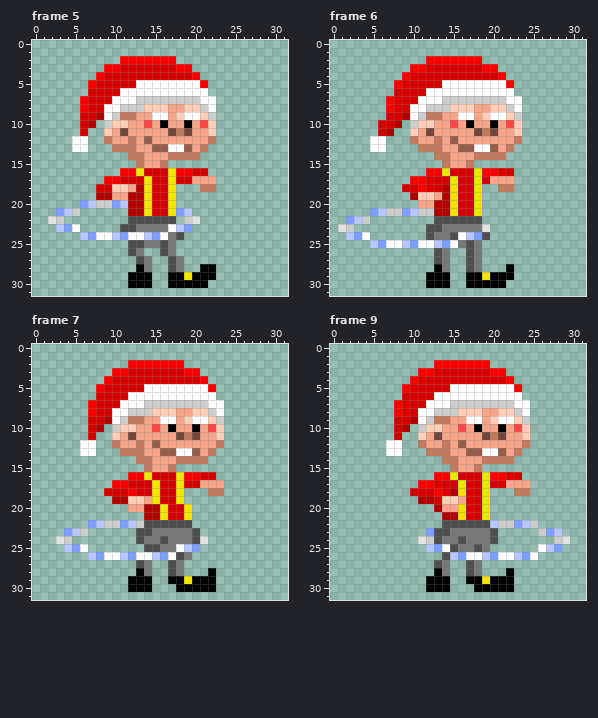
One commit to this pixel-art file: ase/hula_hoop.ase. Above: the version before the commit.
32x32 pixels, 37 frames. Colours within 5 levels of each other are drawn and written as one. Shown: frame 5, frame 6, frame 7, frame 9. The commit also changed other frames, which this record leaves out.
The same view after the edit:
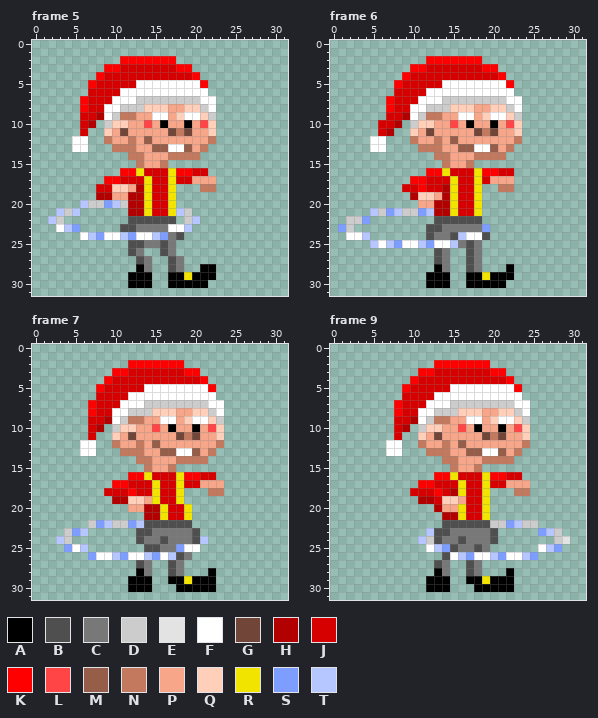
Palette (. is transparent): A #000000  B #4f4f4f  C #787878  D #cccccc  E #e3e3e3  F #ffffff  G #714538  H #b20000  J #d70000  K #ff0000  L #ff4545  M #965d49  N #c3795d  P #f7a68a  Q #ffcfba  R #f0e400  S #7d9eff  T #b6c7ff
Author's note on the commit: The hula hoop now spins
Difference:
--- frame 5, layer "Layer 1"
@@ x 0..31 @@
 19 ........HHPPHHRJJR..............
-20 ......STDDSTHHRJJR..............
-21 ...STD......HHRJJRST............
-22 ..ED........BBBBBB.DE...........
-23 ...TSF.....BBCCCCFTS............
-24 ......TSFFTSFFTSFCB.............
+20 ......TDDSTDHHRJJR..............
+21 ...TDT......HHRJJRTD............
+22 ..TD........BBBBBB.DT...........
+23 ...FTS.....BBCCCCFFT............
+24 ......FTSFFTSFFTSCB.............
 25 ............BBCCBC..............
--- frame 6, layer "Layer 1"
@@ x 0..21 @@
 20 ...........PPHHRJJR...
-21 .....STDDSTDDHHRJJR...
-22 ..STD........BBBBBB...
-23 .ED.........BBCCCCCE..
-24 ..TSF.......BCCBFTSB..
-25 .....TSFFTSFFTSFCBC...
+21 .....TDSTDDSTHHRJJR...
+22 ..DDS........BBBBBB...
+23 .SD.........BBCCCCCS..
+24 ..FFT.......BCCBTFFB..
+25 .....TFTSFFTSFFTCBC...
 26 .............BC..BC...
--- frame 7, layer "Layer 1"
@@ x 0..31 @@
 21 ..............HHRJJR............
-22 .......STDDSTDBBBBBB............
-23 ....STD......BBCCCCCB...........
-24 ...ED........BCCBCCCBE..........
-25 ....TSF.......BBCCFTS...........
-26 .......TSFFTSFFTSFBC............
+22 .......DSTDDSTBBBBBB............
+23 ....DST......BBCCCCCB...........
+24 ...TD........BCCBCCCBT..........
+25 ....SFT.......BBCCSFF...........
+26 .......SFFTSFFTSFTBC............
 27 .............BC..BC.............
--- frame 9, layer "Layer 1"
@@ x 9..30 @@
 21 .....HHRJJR...........
-22 .....BBBBBBTDDSTD.....
-23 ...SBBCCCCCB.....DST..
-24 ..EDBCCBCCCB.......DE.
-25 ...TSFBCCBC......FTS..
-26 .....BTSFFTSFFTSF.....
+22 .....BBBBBBDDSTDD.....
+23 ...TBBCCCCCB.....STD..
+24 ..TDBCCBCCCB.......DE.
+25 ...FTSBCCBC......FTS..
+26 .....BFTSFFTSFFTS.....
 27 ....BC..BC............
Where, in picture pixels (left, top, right, bottom), the same in both pictures:
changed: (48, 200, 200, 240)
changed: (338, 208, 490, 248)
changed: (56, 520, 208, 560)
changed: (418, 520, 562, 560)
